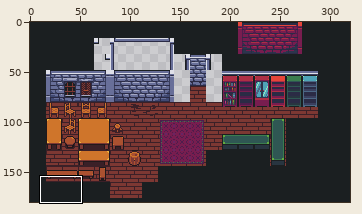
One commit to this sprite sheet: res/levels/pub.png. Above: a wide view before the commit, with the close-up outlined.
Close-up. Before the edit:
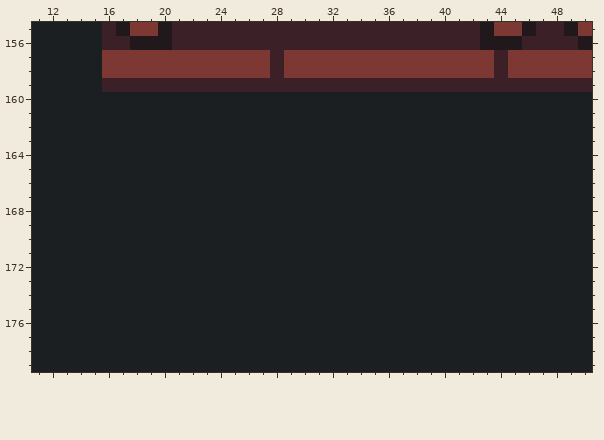
The file is 320x180 pixels. Shown: x 11..50, y 155..179. The commit also changed other parts of the picture, which this record leaves out.
The same view after the edit:
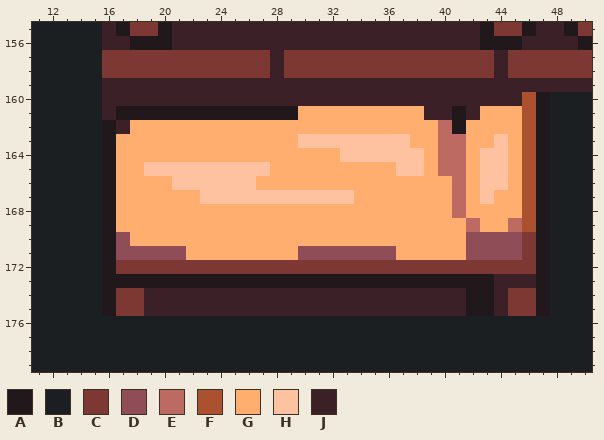
Palette (. is transparent): A #21181b  B #1b1f21  C #7d3833  D #8f4d57  E #bd6a62  F #ab5130  G #ffae70  H #ffc2a1  J #3b2027
The edit:
y 160: x 16..47 BBBBBBBBBBBBBBBBBBBBBBBBBBBBBBBB -> JJJJJJJJJJJJJJJJJJJJJJJJJJJJJJFA
y 161: x 16..47 BBBBBBBBBBBBBBBBBBBBBBBBBBBBBBBB -> JAAAAAAAAAAAAAGGGGGGGGGJJAJGGGFA
y 162: x 16..47 BBBBBBBBBBBBBBBBBBBBBBBBBBBBBBBB -> AJGGGGGGGGGGGGGGGGGGGGGGEAGGGGFA
y 163: x 16..47 BBBBBBBBBBBBBBBBBBBBBBBBBBBBBBBB -> AGGGGGGGGGGGGGHHHHHHHHGGEEGGHGFA
y 164: x 16..47 BBBBBBBBBBBBBBBBBBBBBBBBBBBBBBBB -> AGGGGGGGGGGGGGGGGHHHHHHGEEGHHGFA
y 165: x 16..47 BBBBBBBBBBBBBBBBBBBBBBBBBBBBBBBB -> AGGHHHHHHHHHGGGGGGGGGHHGEEGHHGFA
y 166: x 16..47 BBBBBBBBBBBBBBBBBBBBBBBBBBBBBBBB -> AGGGGHHHHHHGGGGGGGGGGGGGGEGHHGFA
y 167: x 16..47 BBBBBBBBBBBBBBBBBBBBBBBBBBBBBBBB -> AGGGGGGHHHHHHHHHHHGGGGGGGEGHGGFA
y 168: x 16..47 BBBBBBBBBBBBBBBBBBBBBBBBBBBBBBBB -> AGGGGGGGGGGGGGGGGGGGGGGGGEGGGGFA
y 169: x 16..47 BBBBBBBBBBBBBBBBBBBBBBBBBBBBBBBB -> AGGGGGGGGGGGGGGGGGGGGGGGGGEGGEFA
y 170: x 16..47 BBBBBBBBBBBBBBBBBBBBBBBBBBBBBBBB -> ADGGGGGGGGGGGGGGGGGGGGGGGGDDDDCA
y 171: x 16..47 BBBBBBBBBBBBBBBBBBBBBBBBBBBBBBBB -> ADDDDDGGGGGGGGDDDDDDDGGGGGDDDDCA
y 172: x 16..47 BBBBBBBBBBBBBBBBBBBBBBBBBBBBBBBB -> ACCCCCCCCCCCCCCCCCCCCCCCCCCCCCCA
y 173: x 16..47 BBBBBBBBBBBBBBBBBBBBBBBBBBBBBBBB -> AAAAAAAAAAAAAAAAAAAAAAAAAAAAJJJA
y 174..175: x 16..47 BBBBBBBBBBBBBBBBBBBBBBBBBBBBBBBB -> ACCJJJJJJJJJJJJJJJJJJJJJJJAAJCCA
